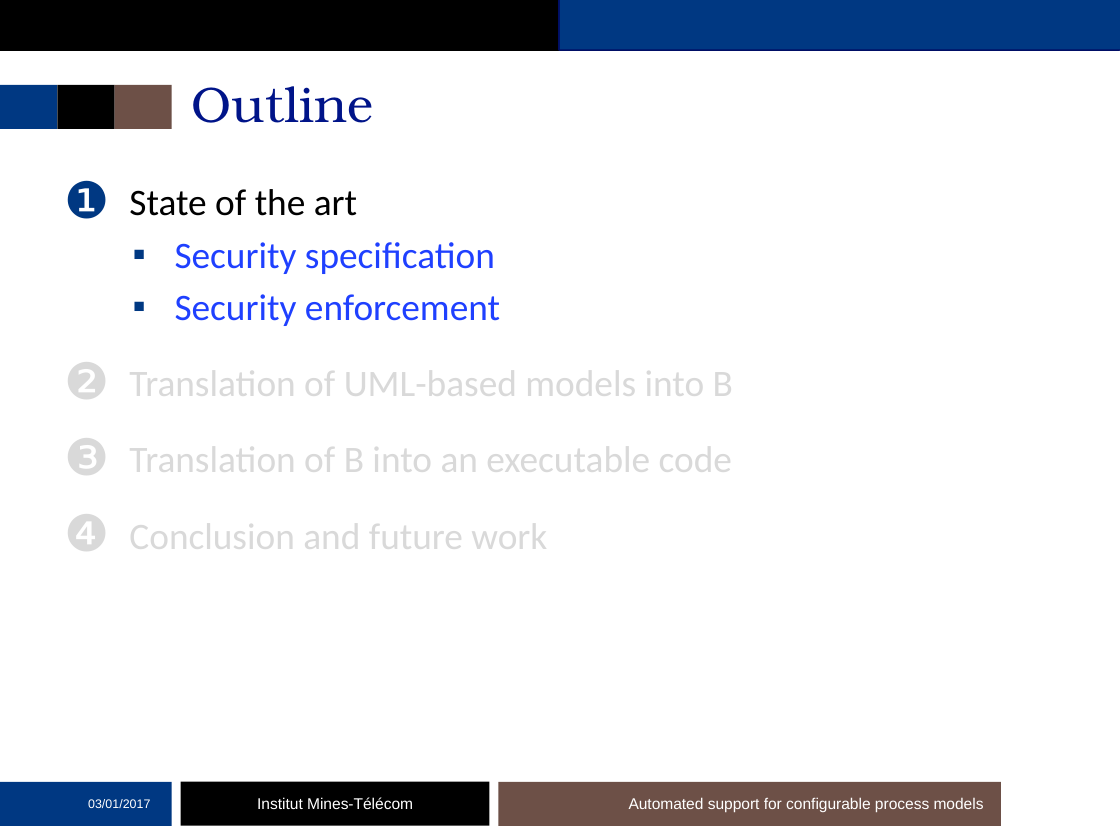
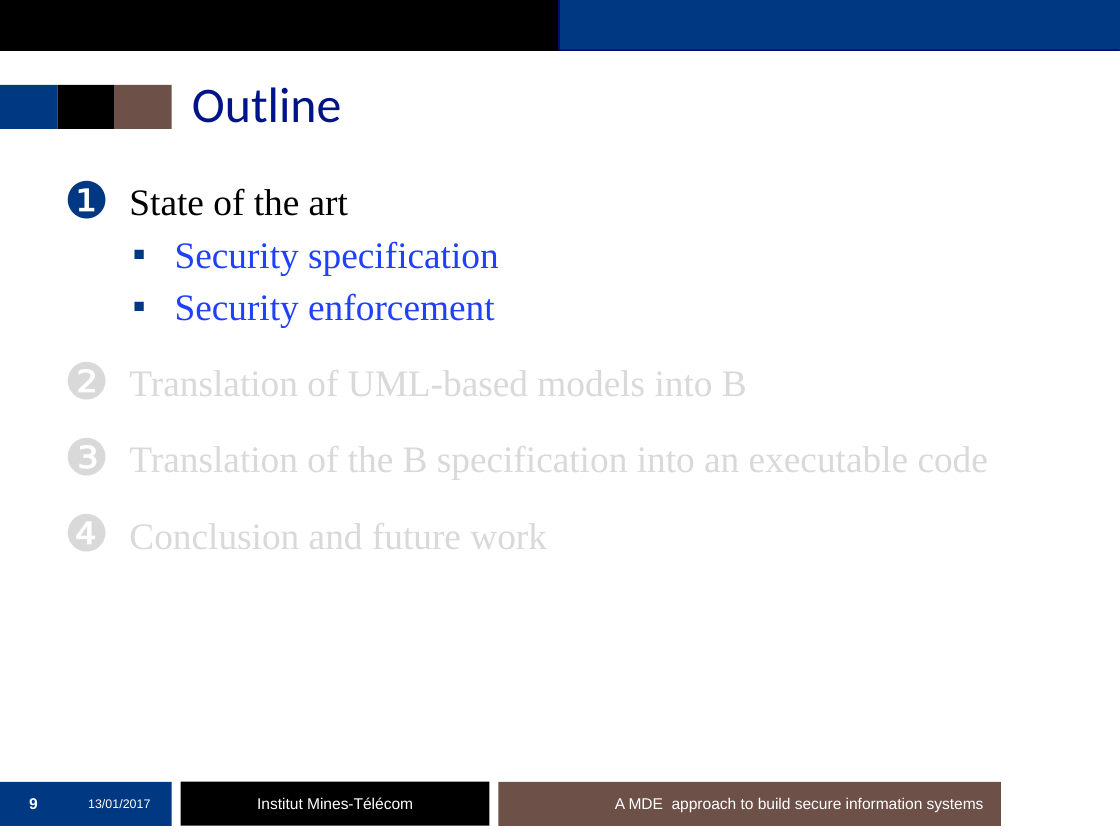
Before and after one commit to mai-ng/phdDefense, a slide deck: slide 9 of slides/presentation-defense.pptx (slide 10 before the commit). Drawn at 1120x840 pixels with LibreOffice and Linux fonts; fonts in the diff are those of the drawing; background and template pictures are left out. Boxes give left, top, right and bottom in pixels: in the first picture for what was removed or moved away, otherwise in the second. Text is boxed around its words. In the diff, an @@ line names an element or a change of style, - is before the commit and + after.

```diff
--- a/slides/presentation-defense.pptx
+++ b/slides/presentation-defense.pptx
@@ title "Outline" at (192, 87, 341, 123): font TeX Gyre Bonum to Calibri @@
@@ text at (129, 188, 747, 557): font Calibri to Times New Roman in "State of the art", "Security specification", "Security enforcement", "Translation of UML-based models into B" and 1 more places @@
@@ text at (129, 440, 988, 481): text changed; font Calibri to Times New Roman @@
-❸ Translation of B into an executable code
+❸ Translation of the B specification into an executable code
@@ page number added at (29, 798, 38, 809), 10 pt, text #FFFFFF, bold @@
+9
@@ text at (88, 799, 150, 808): text changed @@
-03/01/2017
+13/01/2017
@@ text at (615, 797, 984, 813): text changed @@
-Automated support for configurable process models
+A MDE approach to build secure information systems
```
Also in this commit, not shown: 63 other slides changed, 1 slide removed.
